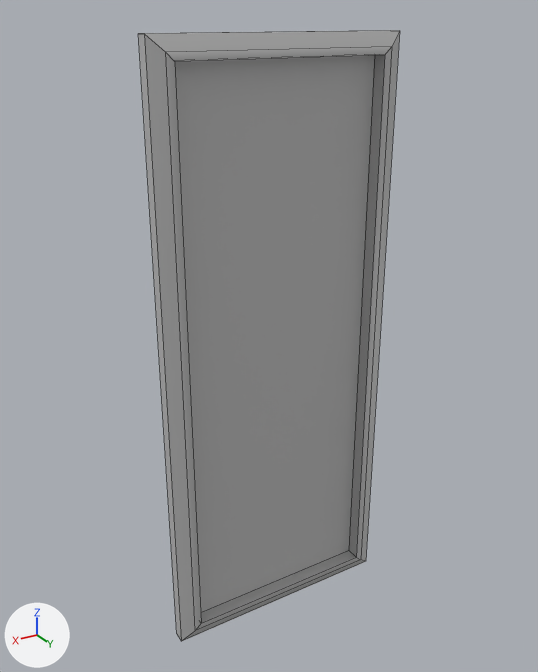
The FBX model Assets/Prefabs/Mirror.fbx as it was, and as the next commit left it.
Camera for both pictures: a 50 mm camera at (0.0693, 0.112, 0.1202) aimed at (0.0009, -0.002, 0.0631). Arrows for +X, +Y and +Z are at lower left; the lights stay in place. Mesh edges are drawn as thin lines. Where no turn or scale is listed for an object, it has been applied to the vertices.

In view in the first picture: 'Mirror1'.
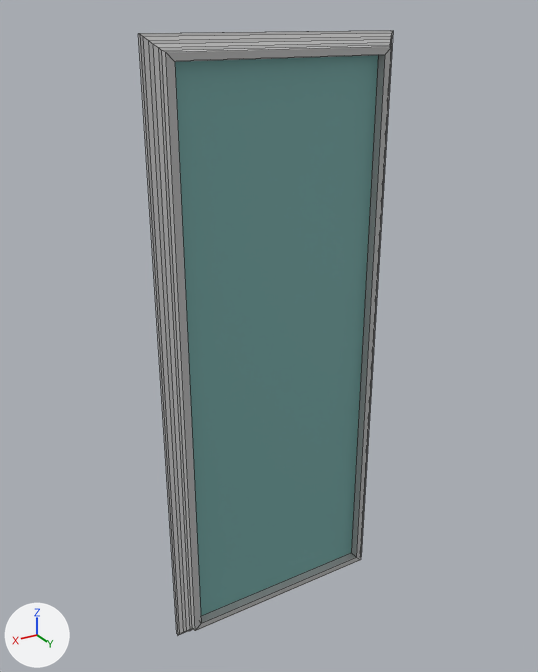
What changed in the scene script:
```text
Add mat_mirror:
    mat_mirror = principled_material('mirror')
    mat_mirror.base_color = (0.185, 0.411, 0.395)  # cyan #77aca9
Change me_mesh:
    used by ob_mirror1; location = (0.0, -0.0012, 0.0589)
    remove me_mesh.from_pydata(...)  # 20 vertices, 18 faces; spans x -0.0242..0.0242, y 0.0..0.0037, z -0.0588..0.0588
    add me_mesh.from_pydata(...)  # 40 vertices, 38 faces; spans x -0.0242..0.0242, y 0.0..0.0037, z -0.0588..0.0588
    me_mesh part 1
    4 faces are deleted
    4 vertices in x -0.0242..0.0242, y 0.0024, z -0.0588..0.0588 move by (0.0, -0.0018, 0.0)
    4 vertices in x -0.0201..0.0201, y 0.0008, z -0.0549..0.0549 move by (0.0, 0.001, 0.0)
    20 vertices are added at x -0.0237..0.0237, y 0.0008..0.0028, z -0.0584..0.0584
    24 new faces join them, mat_lambert1 (grey #bcbcbc)
    me_mesh part 2: 1 face spanning x -0.0201..0.0201, y 0.0018, z -0.0549..0.0549 switches from mat_lambert1 (grey #bcbcbc) to mat_mirror (cyan #77aca9)
    add me_mesh.materials.append(mat_mirror)  # cyan #77aca9
```

What differs and where, as boxes (x1, y1, x2, y2) in the pictures (538 x 672 px):
'Mirror1', reshaped
    before: (138, 30, 400, 642)
    after: (138, 30, 393, 635)
part 1 of me_mesh, built on
    before: (145, 31, 400, 642)
    after: (140, 30, 393, 635)
part 2 of me_mesh, recoloured
    before: (175, 55, 375, 612)
    after: (175, 55, 378, 616)
